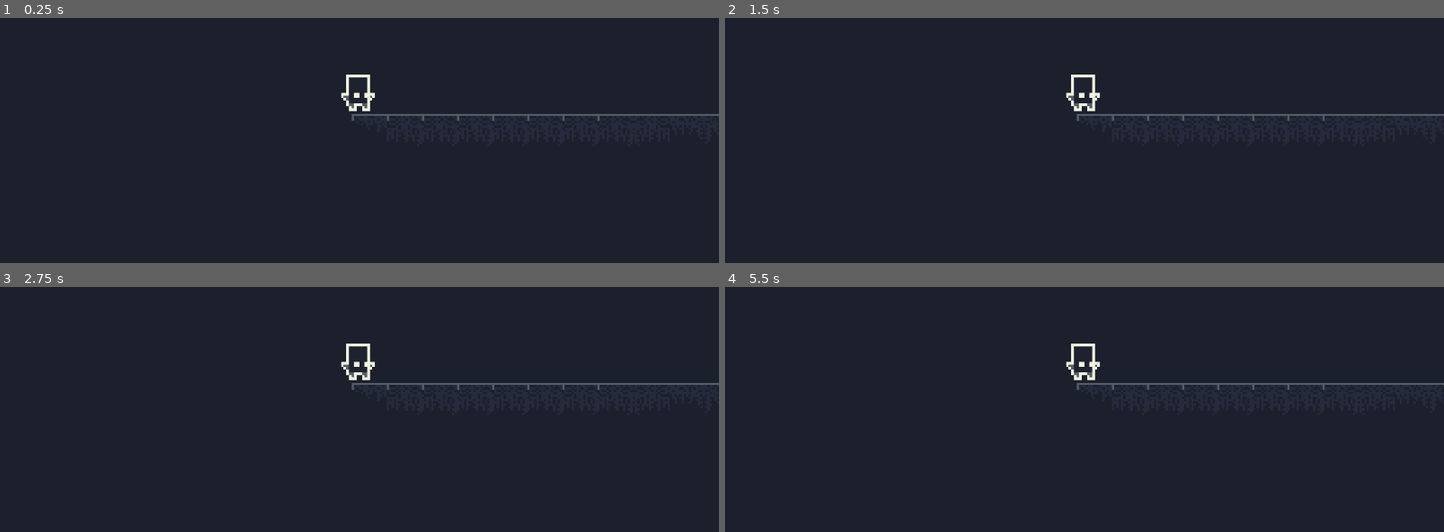
Above: before the commit, frames 1-4 (two rows, left to right).
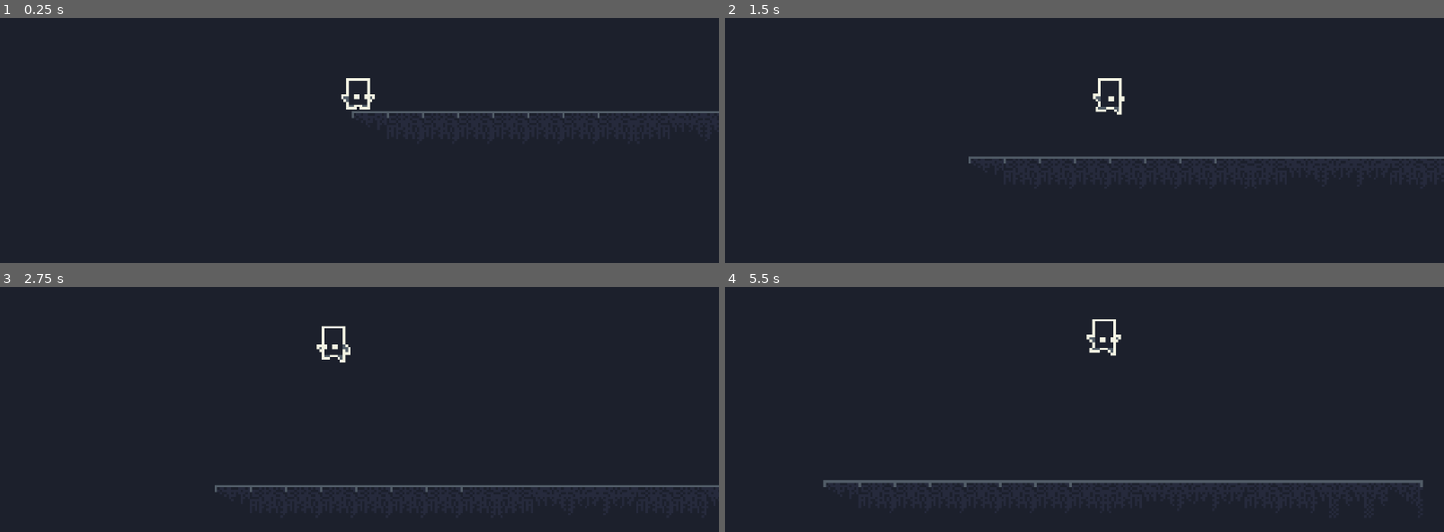
Above: after the commit, the same moments.

Repository: ladroid/IndustrialGame
Game: Godot game, scene res://scenes/Map.tscn
The game is run twice, just before and just after one commit, with the same random seed, the same clock (stepped at 60 frames per second) and the same inputs.
Inputs:
- Up to frame 1 (0.25 s): no input
- Up to frame 2 (1.5 s): hold Up (ui_up) 0.53-1.28 s; hold Right (ui_right) from 0.53 s (still down); tap Up (ui_up) at 1.35 s
- Up to frame 3 (2.75 s): tap Up (ui_up) at 1.52, 1.82 s; release Right (ui_right) at 2.03 s; hold Left (ui_left) from 2.03 s (still down); hold Up (ui_up) from 2.03 s (still down)
- Up to frame 4 (5.5 s): release Left (ui_left) at 2.78 s; release Up (ui_up) at 2.78 s; hold Right (ui_right) 2.78-4.28 s; tap Up (ui_up) at 2.85, 3.02, 3.32, 4.35, 4.52, 4.82 s; hold Up (ui_up) 3.53-4.28 s; hold Left (ui_left) 4.28-5.03 s; hold Right (ui_right) from 5.03 s (still down); hold Up (ui_up) from 5.03 s (still down)

The runs differ from the first frame. In frame 1, 1.0% of the frame differs, in the area x 47-100%, y 23-43%; in frame 2, 1.7%; in frame 3, 1.6%; in frame 4, 2.1%, in the area x 13-100%, y 13-82%.

Commit message:
move character

Diff:
--- a/scenes/Hero.tscn
+++ b/scenes/Hero.tscn
@@ -16,6 +16,7 @@
 [ext_resource path="res://sprite/idle/5.png" type="Texture" id=14]
 [ext_resource path="res://sprite/idle/1.png" type="Texture" id=15]
 [ext_resource path="res://sprite/idle/2.png" type="Texture" id=16]
+[ext_resource path="res://script/Hero.gd" type="Script" id=17]
 
 [sub_resource type="SpriteFrames" id=1]
 animations = [ {
@@ -34,6 +35,7 @@
 extents = Vector2( 5.10964, 7.64828 )
 
 [node name="Hero" type="KinematicBody2D"]
+script = ExtResource( 17 )
 
 [node name="AnimatedSprite" type="AnimatedSprite" parent="."]
 position = Vector2( -0.625662, -0.625662 )
--- /dev/null
+++ b/script/Hero.gd
@@ -0,0 +1,46 @@
+extends KinematicBody2D
+const gravity = 10
+const FLOOR = Vector2(0, -1)
+
+var velocity = Vector2()
+var on_ground = false
+var is_dead = false
+var speed = 60
+var jump_power = -250
+
+func _physics_process(delta):
+	if is_dead == false:
+		if Input.is_action_pressed("ui_right"):
+			velocity.x = speed
+			$AnimatedSprite.play("run")
+			$AnimatedSprite.flip_h = false
+			#if sign($Position2D.position.x) == -1:
+				#$Position2D.position.x *= -1
+		elif Input.is_action_pressed("ui_left"):
+			velocity.x = -speed
+			$AnimatedSprite.play("run")
+			$AnimatedSprite.flip_h = true
+			#if sign($Position2D.position.x) == 1:
+				#$Position2D.position.x *= -1
+		else:
+			velocity.x = 0
+			if on_ground == true:
+				$AnimatedSprite.play("idle")
+
+		if Input.is_action_pressed("ui_up"):
+			if on_ground == true:
+				velocity.y = jump_power
+				on_ground = false
+
+		velocity.y += gravity
+
+		if is_on_floor():
+			on_ground = true
+		else:
+			on_ground = false
+			if velocity.y < 0:
+				$AnimatedSprite.play("jump")
+			else:
+				$AnimatedSprite.play("jump")
+
+		velocity = move_and_slide(velocity, FLOOR)
Not shown: 1 places in scenes/Hero.tscn that only renumber resources
